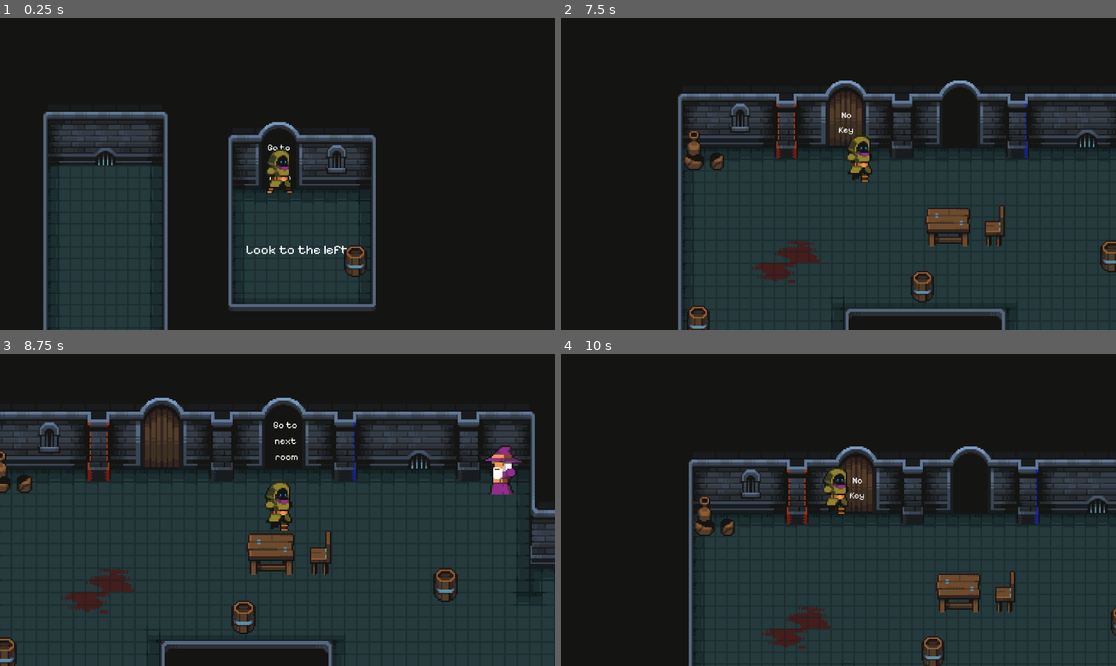
Above: before the commit, frames 1-4 (two rows, left to right).
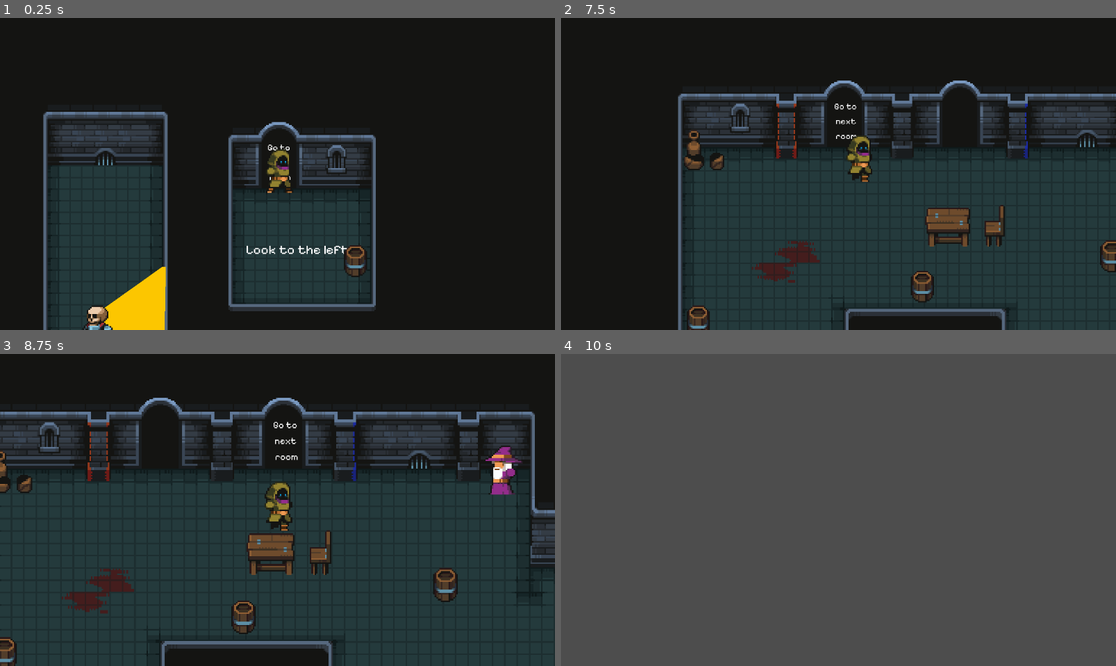
Above: after the commit, the same moments.

Repository: Sajeg/BreakOut
Game: Godot game, scene res://Scenes/Levels/level_1.5.tscn
The game is run twice, just before and just after one commit, with the same random seed, the same clock (stepped at 60 frames per second) and the same inputs. This scene is started directly instead of the project's main scene.
Inputs (mouse positions are in pixels of both pictures, inside the frame that each line leads up to):
- Up to frame 1 (0.25 s): no input
- Up to frame 2 (7.5 s): move the mouse to (960, 158) at 0.52 s; hold D (right) 0.53-1.28 s; hold E (interact) 0.53-1.28 s; move the mouse to (727, 189) at 1.27 s; hold S (down) 1.28-2.03 s; tap Mouse wheel up (zoom in) at 1.35, 3.6, 5.85 s; move the mouse to (894, 105) at 2.02 s; hold D (right) 2.03-2.78 s; tap Mouse wheel down (zoom out) at 2.1, 4.35, 6.6 s; move the mouse to (810, 236) at 2.77 s; hold W (up) 2.78-3.53 s; tap E (interact) at 2.85, 7.35 s; move the mouse to (1005, 220) at 3.52 s; hold A (left) 3.53-5.03 s; move the mouse to (672, 127) at 4.27 s; move the mouse to (866, 174) at 5.02 s; hold S (down) 5.03-5.78 s; hold E (interact) 5.03-5.78 s; move the mouse to (755, 96) at 5.77 s; hold D (right) 5.78-6.53 s; move the mouse to (960, 158) at 6.52 s; hold W (up) 6.53-7.28 s; move the mouse to (727, 189) at 7.27 s; hold D (right) from 7.28 s (still down)
- Up to frame 3 (8.75 s): move the mouse to (333, 441) at 8.02 s; release D (right) at 8.03 s; hold S (down) from 8.03 s (still down); tap Mouse wheel up (zoom in) at 8.1 s
- Up to frame 4 (10 s): move the mouse to (810, 572) at 8.77 s; release S (down) at 8.78 s; hold A (left) 8.78-9.53 s; tap Mouse wheel down (zoom out) at 8.85 s; move the mouse to (1005, 556) at 9.52 s; hold W (up) from 9.53 s (still down); hold E (interact) from 9.53 s (still down)

The runs differ from the first frame. In frame 1, 1.8% of the frame differs, in the area x 14-30%, y 79-100%; in frame 2, 1.0%; in frame 3, 1.1%; in frame 4, 99%, in the area x 0-100%, y 0-100%.

Commit message:
Added skeleton

Diff:
--- a/Scenes/Levels/level_1.5.tscn
+++ b/Scenes/Levels/level_1.5.tscn
@@ -1,11 +1,18 @@
-[gd_scene load_steps=7 format=3 uid="uid://bpltripjs3xor"]
+[gd_scene load_steps=9 format=3 uid="uid://bpltripjs3xor"]
 
 [ext_resource type="TileSet" uid="uid://iga47b5fiujd" path="res://Assets/tileSet.tres" id="1_lx1t2"]
 [ext_resource type="Theme" uid="uid://cpwjiok04og8e" path="res://Assets/theme.tres" id="2_1al6g"]
 [ext_resource type="PackedScene" uid="uid://vlj7bhi0c4gq" path="res://Scenes/barrel.tscn" id="3_uxkqg"]
 [ext_resource type="PackedScene" uid="uid://c7nchaclmj50b" path="res://Scenes/door.tscn" id="4_ywidl"]
-[ext_resource type="PackedScene" uid="uid://d2lak8edkc10o" path="res://Scenes/Levels/level_1.tscn" id="5_011by"]
+[ext_resource type="PackedScene" uid="uid://d2lak8edkc10o" path="res://Scenes/Levels/level_1.tscn" id="5_lr4cc"]
 [ext_resource type="PackedScene" uid="uid://bys67aluqyox4" path="res://Scenes/player.tscn" id="6_6gpd2"]
+[ext_resource type="PackedScene" uid="uid://bglg08apkdrh4" path="res://Scenes/skeleton.tscn" id="7_sgyde"]
+
+[sub_resource type="Curve2D" id="Curve2D_vyujt"]
+_data = {
+"points": PackedVector2Array(0, 0, 0, 0, 103, 273, 0, 0, 0, 0, 72, 273, 0, 0, 0, 0, 72, 161, 0, 0, 0, 0, 103, 161, 0, 0, 0, 0, 103, 273)
+}
+point_count = 5
 
 [node name="Level1_5" type="Node2D"]
 
@@ -41,8 +48,22 @@
 
 [node name="Door" parent="." instance=ExtResource("4_ywidl")]
 position = Vector2(224, 136)
-next_scene = ExtResource("5_011by")
+next_scene = ExtResource("5_lr4cc")
 locked = false
 
 [node name="Player" parent="." instance=ExtResource("6_6gpd2")]
 position = Vector2(224, 163)
+
+[node name="Path2D" type="Path2D" parent="."]
+position = Vector2(16, 0)
+curve = SubResource("Curve2D_vyujt")
+
+[node name="PathFollow2D" type="PathFollow2D" parent="Path2D"]
+position = Vector2(103, 273)
+rotation = -1.551
+progress = 286.0
+rotates = false
+
+[node name="Skeleton" parent="Path2D/PathFollow2D" node_paths=PackedStringArray("path_follow") instance=ExtResource("7_sgyde")]
+rotation = 1.5708
+path_follow = NodePath("..")
--- /dev/null
+++ b/Scenes/skeleton.tscn
@@ -0,0 +1,85 @@
+[gd_scene load_steps=9 format=3 uid="uid://bglg08apkdrh4"]
+
+[ext_resource type="Script" path="res://Scripts/skeleton.gd" id="1_f6ulq"]
+[ext_resource type="Texture2D" uid="uid://qjp7bnf571mp" path="res://Assets/skeleton/Run-Sheet.png" id="1_yhdef"]
+[ext_resource type="Texture2D" uid="uid://j6mwvmaai3hf" path="res://Assets/light.png" id="3_xdymj"]
+
+[sub_resource type="Animation" id="Animation_kn1c6"]
+resource_name = "run"
+length = 1.2
+loop_mode = 1
+step = 0.2
+tracks/0/type = "value"
+tracks/0/imported = false
+tracks/0/enabled = true
+tracks/0/path = NodePath("Run-sheet:frame")
+tracks/0/interp = 1
+tracks/0/loop_wrap = true
+tracks/0/keys = {
+"times": PackedFloat32Array(0, 0.2, 0.4, 0.6, 0.8, 1),
+"transitions": PackedFloat32Array(1, 1, 1, 1, 1, 1),
+"update": 1,
+"values": [0, 1, 2, 3, 4, 5]
+}
+
+[sub_resource type="Animation" id="Animation_63xkj"]
+length = 0.001
+tracks/0/type = "value"
+tracks/0/imported = false
+tracks/0/enabled = true
+tracks/0/path = NodePath("Run-sheet:frame")
+tracks/0/interp = 1
+tracks/0/loop_wrap = true
+tracks/0/keys = {
+"times": PackedFloat32Array(0),
+"transitions": PackedFloat32Array(1),
+"update": 1,
+"values": [0]
+}
+
+[sub_resource type="AnimationLibrary" id="AnimationLibrary_18mm4"]
+_data = {
+"RESET": SubResource("Animation_63xkj"),
+"run": SubResource("Animation_kn1c6")
+}
+
+[sub_resource type="CapsuleShape2D" id="CapsuleShape2D_6tt8t"]
+radius = 9.0
+height = 32.0
+
+[sub_resource type="CapsuleShape2D" id="CapsuleShape2D_81tmu"]
+radius = 20.0
+height = 56.0
+
+[node name="Skeleton" type="CharacterBody2D"]
+script = ExtResource("1_f6ulq")
+
+[node name="AnimationPlayer" type="AnimationPlayer" parent="."]
+libraries = {
+"": SubResource("AnimationLibrary_18mm4")
+}
+
+[node name="Light" type="Sprite2D" parent="."]
+position = Vector2(24.75, -9)
+scale = Vector2(0.0445, 0.101)
+texture = ExtResource("3_xdymj")
+
+[node name="Run-sheet" type="Sprite2D" parent="."]
+texture_filter = 1
+position = Vector2(0, -32)
+texture = ExtResource("1_yhdef")
+hframes = 6
+
+[node name="CollisionShape2D" type="CollisionShape2D" parent="."]
+position = Vector2(-1, -16)
+shape = SubResource("CapsuleShape2D_6tt8t")
+
+[node name="Area2D" type="Area2D" parent="."]
+
+[node name="CollisionShape2D" type="CollisionShape2D" parent="Area2D"]
+position = Vector2(20, -18)
+shape = SubResource("CapsuleShape2D_81tmu")
+
+[node name="RayCast2D" type="RayCast2D" parent="."]
+position = Vector2(4, -23)
+target_position = Vector2(49, 0)
--- /dev/null
+++ b/Scripts/skeleton.gd
@@ -0,0 +1,21 @@
+extends Node2D
+
+@export var path_follow : PathFollow2D
+var speed = 30
+@export var h_flip_ratio_smaller = 0.0
+@export var h_flip_ratio_bigger = 0.5
+
+func _ready():
+	if path_follow == null:
+		return
+	$AnimationPlayer.play("run")
+
+
+func _process(delta):
+	if path_follow == null:
+		return
+	path_follow.progress_ratio += (speed * delta) / 100
+	if path_follow.progress_ratio > h_flip_ratio_bigger:
+		$"Run-sheet".flip_h = false
+	else:
+		$"Run-sheet".flip_h = true
--- a/Scripts/vars.gd
+++ b/Scripts/vars.gd
@@ -4,4 +4,5 @@
 	"cans", "potato", "shoe", "bread", "iron", "bones", "dead rat", "gold"
 ]
 
-var inventory = []
+# For Debug purpose I have many Keys
+var inventory = ["Key","Key","Key","Key","Key","Key","Key","Key","Key","Key","Key","Key","Key","Key","Key"]
Binary file added: Assets/light.png
Not shown, added: Assets/light.png.import
Binary file added: Assets/skeleton/Run-Sheet.png
Not shown, added: Assets/skeleton/Run-Sheet.png.import
